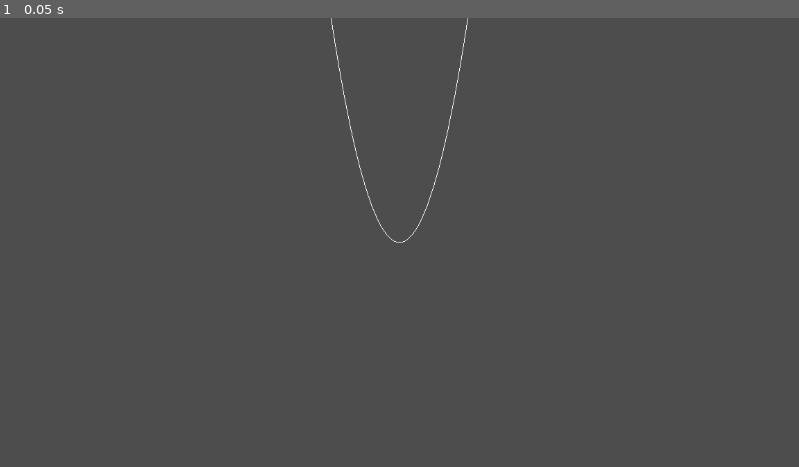
Above: before the commit, frame 1.
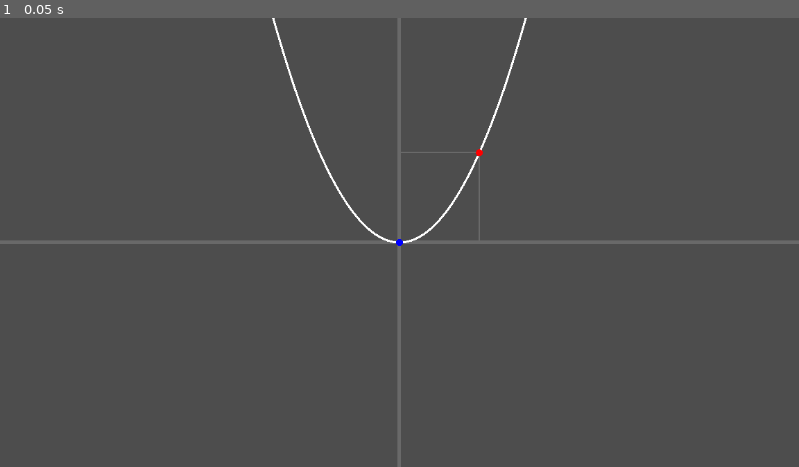
Above: after the commit, the same moment.

Repository: mjXmsdgh/game_gallery
Game: Godot game, scene res://2_game_scene/min_search/main.tscn
Same seed, same stepped clock (60 frames per second), same inputs: the game is played once before the commit and once after it. This scene is started directly instead of the project's main scene.
Inputs:
- Up to frame 1 (0.05 s): no input

The runs differ from the first frame. In frame 1, 1.6% of the frame differs, in the area x 0-100%, y 0-100%.

Commit message:
add gradient descent

Diff:
--- a/2_game_scene/min_search/main.tscn
+++ b/2_game_scene/min_search/main.tscn
@@ -1,8 +1,9 @@
-[gd_scene load_steps=2 format=3 uid="uid://dr7grntsh5qly"]
+[gd_scene load_steps=3 format=3 uid="uid://dr7grntsh5qly"]
 
 [ext_resource type="Script" path="res://2_game_scene/min_search/script/main.gd" id="1_nrdeg"]
+[ext_resource type="PackedScene" uid="uid://1v0oxliodfs7" path="res://2_game_scene/min_search/scene/xy_axis.tscn" id="2_3mj1h"]
 
 [node name="Main" type="Node2D"]
 script = ExtResource("1_nrdeg")
 
-[node name="MeshInstance2D" type="MeshInstance2D" parent="."]
+[node name="XyAxis" parent="." instance=ExtResource("2_3mj1h")]
--- a/2_game_scene/min_search/scene/xy_axis.tscn
+++ b/2_game_scene/min_search/scene/xy_axis.tscn
@@ -1,10 +1,11 @@
-[gd_scene load_steps=6 format=3 uid="uid://1v0oxliodfs7"]
+[gd_scene load_steps=7 format=3 uid="uid://1v0oxliodfs7"]
 
 [ext_resource type="Script" path="res://2_game_scene/min_search/script/axis.gd" id="2_1sb82"]
 [ext_resource type="Script" path="res://2_game_scene/min_search/script/world_to_screen.gd" id="2_ku3po"]
 [ext_resource type="Script" path="res://2_game_scene/min_search/script/PointNode.gd" id="3_ddsdi"]
 [ext_resource type="Script" path="res://2_game_scene/min_search/script/QuadraticGraph.gd" id="3_y7110"]
 [ext_resource type="Script" path="res://2_game_scene/min_search/script/point_manager.gd" id="4_wcucf"]
+[ext_resource type="Script" path="res://2_game_scene/min_search/script/CalculationNode.gd" id="6_wn7fd"]
 
 [node name="XyAxis" type="Node2D"]
 
@@ -22,3 +23,6 @@
 
 [node name="PointNode" type="Node2D" parent="AxisNode/PointManager"]
 script = ExtResource("3_ddsdi")
+
+[node name="CalculationNode" type="Node2D" parent="."]
+script = ExtResource("6_wn7fd")
--- /dev/null
+++ b/2_game_scene/min_search/script/CalculationNode.gd
@@ -0,0 +1,45 @@
+extends Node2D
+
+# 再急降下法の計算を担当するノード
+
+# 二次関数の係数 (y = ax^2 + bx + c)
+var a: float = 1.0  # 二次項の係数
+var b: float = 0.0  # 一次項の係数
+var c: float = 0.0  # 定数項
+
+# 現在の点
+var current_point: Vector2 = Vector2(2, quadratic_function(2))
+# 次の点
+var next_point: Vector2 = Vector2()
+
+#学習率
+var learning_rate: float = 0.01
+
+# 勾配
+func gradient(x :float)->float:
+	return 2*a*x+b
+
+# 二次関数の計算
+func quadratic_function(x: float) -> float:
+	return a * pow(x, 2) + b * x + c
+
+# 次のステップに進む
+func step_forward() -> void:
+	print("Calculation step_forward")
+	var x = current_point.x
+	var g = gradient(x)
+	var next_x = x - learning_rate * g
+	next_point = Vector2(next_x, quadratic_function(next_x))
+	current_point = next_point
+
+	# 計算の終了条件などをここに追加できます（例: 勾配がほぼゼロになったら終了など）
+
+
+# Called when the node enters the scene tree for the first time.
+func _ready() -> void:
+	pass # Replace with function body.
+
+
+# Called every frame. 'delta' is the elapsed time since the previous frame.
+func _process(delta: float) -> void:
+	pass
--- a/2_game_scene/min_search/script/PointNode.gd
+++ b/2_game_scene/min_search/script/PointNode.gd
@@ -9,31 +9,33 @@
 	queue_redraw()
 
 
-func draw_one_point(point_data: Dictionary):
+#func draw_one_point(point_data: Dictionary):
+
+func _draw() -> void:
 	"""
 	点を描画する関数
 	"""
-	var point: Vector2=point_data.pos
-	var screen_point: Vector2=wtos_node.world_to_screen(point)
-	var point_color: Color=point_data.color
+	for point_data in get_parent().points:
+		var point: Vector2=point_data.pos
+		var screen_point: Vector2=wtos_node.world_to_screen(point)
+		var point_color: Color=point_data.color
 
-	# x軸への垂線
-	var v_point=Vector2(point.x,0)
-	var v_screen_point=wtos_node.world_to_screen(v_point)
-	draw_line(screen_point,v_screen_point,Color.DIM_GRAY,2.0)
+		# x軸への垂線
+		var v_point=Vector2(point.x,0)
+		var v_screen_point=wtos_node.world_to_screen(v_point)
+		draw_line(screen_point,v_screen_point,Color.DIM_GRAY,2.0)
 
-	# y軸への垂線
-	var h_point=Vector2(0,point.y)
-	var h_screen_point=wtos_node.world_to_screen(h_point)
-	draw_line(screen_point,h_screen_point,Color.DIM_GRAY,2.0)
+		# y軸への垂線
+		var h_point=Vector2(0,point.y)
+		var h_screen_point=wtos_node.world_to_screen(h_point)
+		draw_line(screen_point,h_screen_point,Color.DIM_GRAY,2.0)
 
-	# 点
-	draw_circle(screen_point,5,point_color)
+		# 点
+		draw_circle(screen_point,5,point_color)
 
-func _draw() -> void:
+#func _draw() -> void:
 
-	for point_data in get_parent().points:
-		draw_one_point(point_data)
+##		draw_one_point(point_data)
 
 
 # Called every frame. 'delta' is the elapsed time since the previous frame.
--- a/2_game_scene/min_search/script/QuadraticGraph.gd
+++ b/2_game_scene/min_search/script/QuadraticGraph.gd
@@ -14,34 +14,24 @@
 
 @onready var wtos_node=get_parent().get_node_or_null("world_to_screen")
 @onready var point_manager=get_parent().get_node_or_null("PointManager") # PointManager を取得
+@onready var calculation_node=get_parent().get_parent().get_node_or_null("CalculationNode")
 
-# 二次関数の計算
-func quadratic_function(x: float) -> float:
-	"""
-	二次関数 y = ax^2 + bx + c の値を計算する関数。
-	Args:
-		x (float): x軸の値
-	Returns:
-		float: xに対応するyの値
-	"""
-
-	# 二次関数の係数 (y = ax^2 + bx + c)
-	var a: float = 1.0  # 二次項の係数 (x^2の係数): 二次関数のx^2項の係数
-	var b: float = 0.0  # 一次項の係数 (xの係数): 二次関数のx項の係数
-	var c: float = 0.0  # 定数項: 二次関数の定数項
-
-	return a * pow(x, 2) + b * x + c  # 二次関数の計算結果を返す
 
 # 二次関数の描画
 func draw_quadratic_function():
 	"""
 	二次関数のグラフを描画する関数。
 	"""
-	var previous_point: Vector2 = Vector2(x_min, quadratic_function(x_min))  # 最初の点を設定 (x_minにおけるyの値)
+	if calculation_node == null:
+		printerr("calculation_node is null")
+		return
+
+	var previous_point: Vector2 = Vector2(x_min, calculation_node.quadratic_function(x_min))  # 最初の点を設定 (x_minにおけるyの値)
+
 	# x_minからx_maxまでxを細かく刻んでループ
 	for x in range(int(x_min * 10), int(x_max * 10)): #xを細かく刻む
 		var current_x: float = float(x) / 10.0  # 現在のx座標を計算（0.1刻みで）
-		var current_y: float = quadratic_function(current_x)  # 現在のx座標に対応するy座標を計算
+		var current_y: float = calculation_node.quadratic_function(current_x)  # 現在のx座標に対応するy座標を計算
 		var current_point: Vector2 = Vector2(current_x, current_y)  # 現在の点（ワールド座標）を生成
 
 		# 直前の点と現在の点をスクリーン座標に変換
@@ -60,10 +50,6 @@
 	"""
 	queue_redraw()  # _draw() メソッドの呼び出しを要求（次のフレームで実行される）
 
-	point_manager.add_point({"pos": Vector2(-3, quadratic_function(-3)), "color": Color.RED})
-	point_manager.add_point({"pos": Vector2(0, quadratic_function(0)), "color": Color.BLUE})
-	point_manager.add_point({"pos": Vector2(3, quadratic_function(3)), "color": Color.GREEN})
-
 
 # 描画処理
 func _draw():
@@ -71,4 +57,14 @@
 	このノードの描画を行うために呼ばれる関数。
 	queue_redraw() が呼び出された次のフレームで実行される。
 	"""
+
+	if calculation_node == null:
+		printerr("calculation_node is null")
+		return
+
+	point_manager.clear_point()
 	draw_quadratic_function()  # 二次関数を描画
+
+	if calculation_node!=null:
+		point_manager.add_point({"color": Color.RED}, calculation_node.current_point)
+		point_manager.add_point({"color": Color.BLUE}, calculation_node.next_point)
--- a/2_game_scene/min_search/script/main.gd
+++ b/2_game_scene/min_search/script/main.gd
@@ -1,42 +1,8 @@
 extends Node2D
 
-@onready var mesh_instance: MeshInstance2D = $MeshInstance2D
+@onready var root_node = $XyAxis
 
-# 二次関数: y = ax^2 + bx + c
-var a: float = 1.0
-var b: float = 0.0
-var c: float = 0.0
-
-# 描画範囲
-var x_min: float = -10.0
-var x_max: float = 10.0
-var step: float = 0.1  # 刻み幅
-
-func _ready():
-	draw_graph()
-
-func draw_graph():
-	var surface_tool: SurfaceTool = SurfaceTool.new()
-
-	# 折れ線に設定
-	surface_tool.begin(Mesh.PRIMITIVE_LINE_STRIP)
-
-	# 頂点を追加する
-	for x in range(int((x_max - x_min) / step) + 1):
-		var real_x: float = x_min + x * step
-		var y: float = a * pow(real_x, 2) + b * real_x + c  # 二次関数の計算
-
-		# 画面に表示するため座標を調整
-		var display_x: float = real_x * 30.0 + (get_viewport_rect().size.x/2) # 30.0を乗算し、見えやすいように調整
-		var display_y: float = -y * 30.0 + (get_viewport_rect().size.y/2) # yは反転させて表示
-
-		surface_tool.add_vertex(Vector3(display_x, display_y, 0.0))
-
-	# 法線を生成
-	surface_tool.generate_normals()
-
-	# コミット
-	var mesh: Mesh = surface_tool.commit()
-
-	# メッシュを設定
-	mesh_instance.mesh = mesh
+func _input(event):
+	if event.is_action_pressed("key_space"):
+		root_node.get_node("CalculationNode").step_forward()
+		#root_node.get_node("AxisNode").get_node("PointManager").clear_point()
--- a/2_game_scene/min_search/script/point_manager.gd
+++ b/2_game_scene/min_search/script/point_manager.gd
@@ -5,11 +5,13 @@
 
 
 #点を追加する
-func add_point(point_data: Dictionary) -> void:
-	points.append(point_data)
+func add_point(point_data: Dictionary,point:Vector2) -> void:
+	var new_point_data=point_data.duplicate()
+	new_point_data.pos=point
+	points.append(new_point_data)
+	get_node("PointNode").queue_redraw()
 	# 親ノード（PointNode）に再描画を通知する
-	if get_parent().has_method("queue_redraw"):
-		get_parent().queue_redraw()
+	##	get_node("PointNode").queue_redraw()
 
 
 #点を削除する
@@ -18,8 +20,7 @@
 		points.remove_at(index)
 
 		# 親ノード（PointNode）に再描画を通知する
-		if get_parent().has_method("queue_redraw"):
-			get_parent().queue_redraw()
+		get_node("PointNode").queue_redraw()
 
 
 #全ての点を削除
@@ -27,12 +28,13 @@
 	points.clear()
 	# 親ノード（PointNode）に再描画を通知する
 	if get_parent().has_method("queue_redraw"):
-		get_parent().queue_redraw()
+		get_node("PointNode").queue_redraw()
 
 
 # Called when the node enters the scene tree for the first time.
 func _ready() -> void:
-	pass # Replace with function body.
+	add_point({"color": Color.RED},Vector2(0,0)) # ダミーで入れておく
+	add_point({"color": Color.BLUE},Vector2(0,0)) # ダミーで入れておく
 
 
 # Called every frame. 'delta' is the elapsed time since the previous frame.
